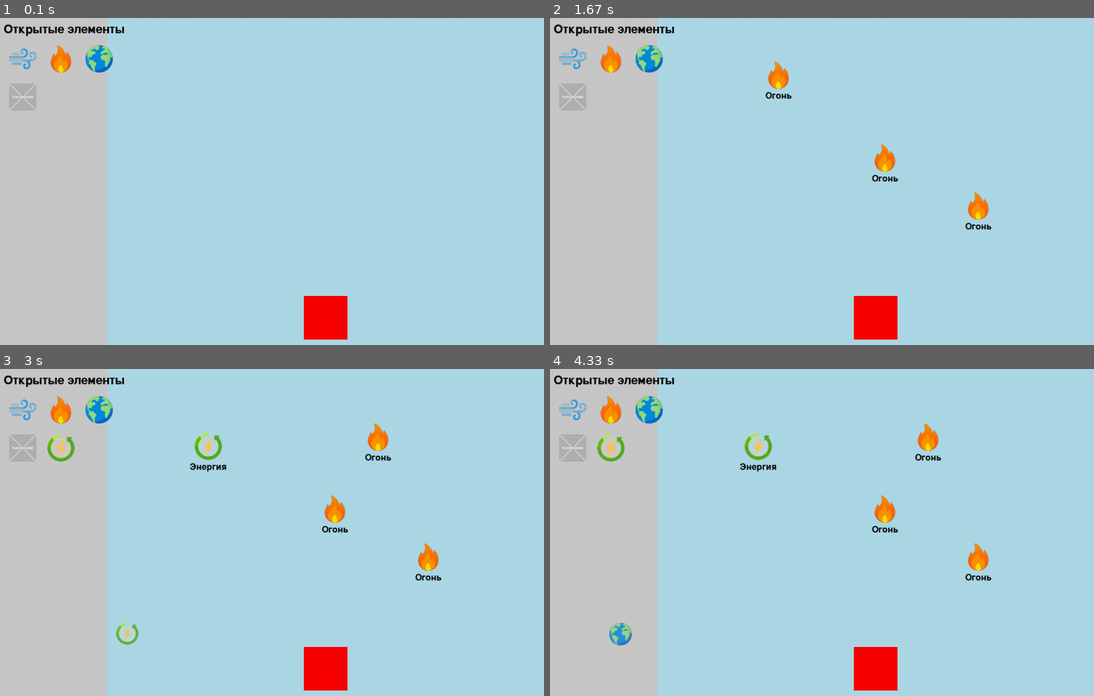
Above: before the commit, frames 1-4 (two rows, left to right).
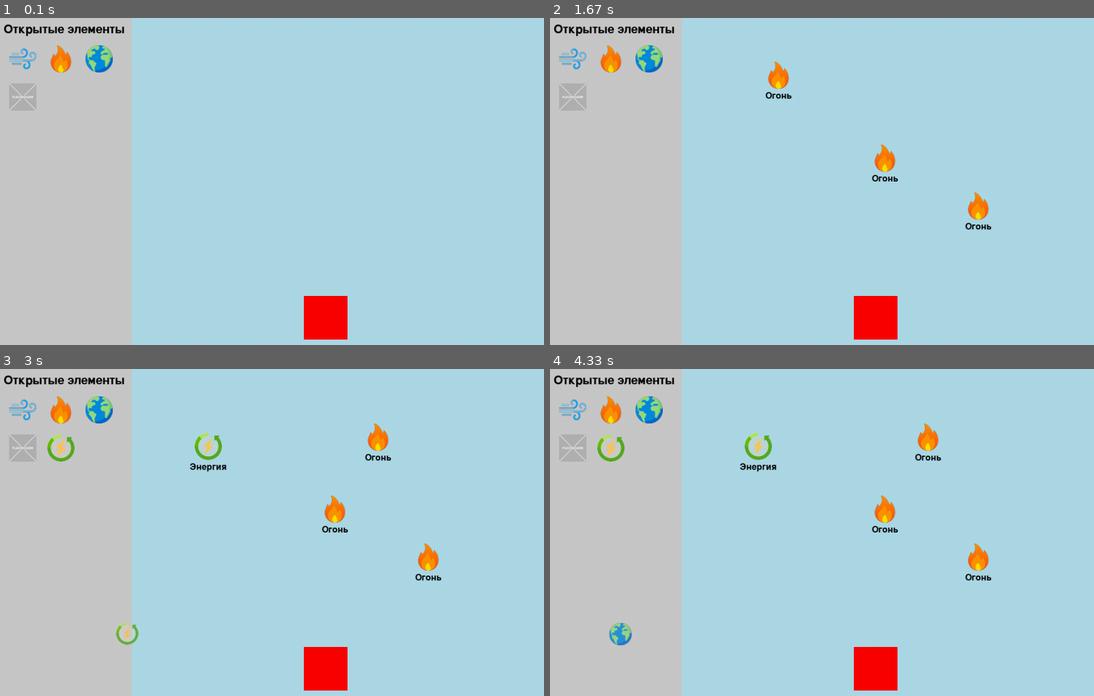
Above: after the commit, the same moments.

Repository: Misha-Mayskiy/pygame-alchemistry
Game: pygame game, started from main.py
Two runs of this game, one before a commit and one after it. Both use one fixed random seed, a clock stepped at 60 frames per second and the inputs below.
Inputs (mouse positions are in pixels of both pictures, inside the frame that each line leads up to):
- Up to frame 1 (0.1 s): no input
- Up to frame 2 (1.67 s): click (571, 57) at 0.38 s; press the mouse at (604, 57) at 0.7 s; move the mouse to (789, 132) at 0.8 s; release the mouse at (979, 204) at 0.93 s; press the mouse at (604, 57) at 1.03 s; move the mouse to (745, 109) at 1.13 s; release the mouse at (887, 158) at 1.27 s; press the mouse at (604, 57) at 1.37 s; move the mouse to (691, 67) at 1.47 s; release the mouse at (778, 73) at 1.6 s
- Up to frame 3 (3 s): press the mouse at (54, 408) at 1.7 s; move the mouse to (217, 424) at 1.8 s; release the mouse at (375, 437) at 1.93 s; press the mouse at (21, 408) at 2.03 s; move the mouse to (206, 447) at 2.13 s; release the mouse at (397, 483) at 2.27 s; press the mouse at (87, 480) at 2.37 s; move the mouse to (233, 483) at 2.47 s; release the mouse at (386, 489) at 2.6 s; press the mouse at (54, 444) at 2.7 s; move the mouse to (87, 539) at 2.8 s; release the mouse at (125, 633) at 2.93 s
- Up to frame 4 (4.33 s): press the mouse at (637, 408) at 3.03 s; move the mouse to (631, 529) at 3.13 s; release the mouse at (631, 646) at 3.27 s; press the mouse at (637, 408) at 3.37 s; move the mouse to (669, 476) at 3.47 s; release the mouse at (707, 545) at 3.6 s; press the mouse at (637, 408) at 3.7 s; move the mouse to (637, 431) at 3.8 s; release the mouse at (637, 450) at 3.93 s; press the mouse at (637, 408) at 4.03 s; move the mouse to (626, 522) at 4.13 s; release the mouse at (620, 633) at 4.27 s

The runs differ from the first frame. In frame 1, 4.4% of the frame differs, in the area x 19-25%, y 0-100%; in frame 2, 4.4%; in frame 3, 4.2%; in frame 4, 4.4%.

Commit message:
Stable v1.4

Diff:
--- a/main.py
+++ b/main.py
@@ -297,7 +297,7 @@
 
     # Рендеринг
     screen.fill(LIGHT_BLUE)
-    pygame.draw.rect(screen, GRAY, (0, 0, 200, HEIGHT))  # Левая панель
+    pygame.draw.rect(screen, GRAY, (0, 0, 245, HEIGHT))  # Левая панель
     pygame.draw.rect(screen, RED, (trash_x, trash_y, TRASH_CAN_SIZE, TRASH_CAN_SIZE))  # Корзина
 
     # Заголовок панели
